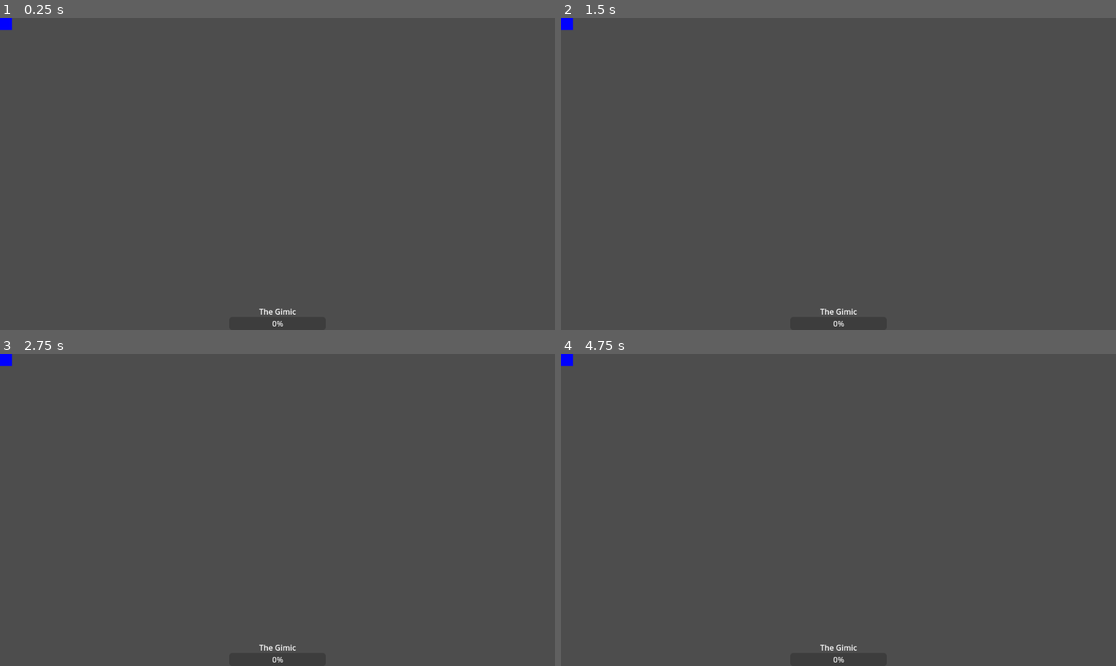
Above: before the commit, frames 1-4 (two rows, left to right).
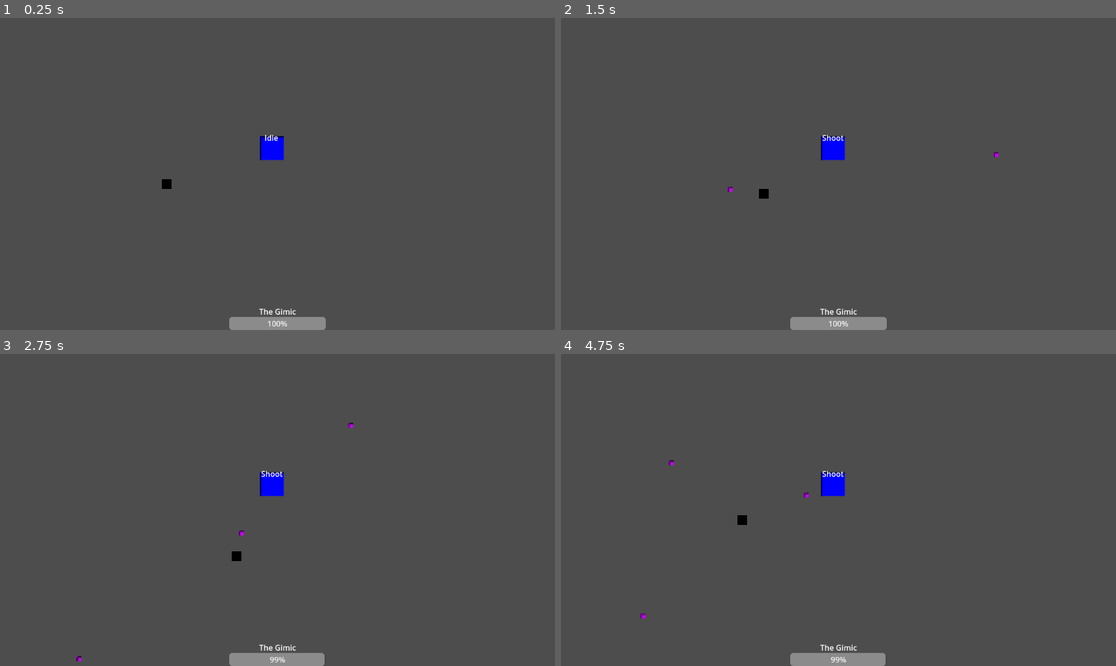
Above: after the commit, the same moments.

Repository: Asurant/giftboss
Game: Godot game, scene res://boss_room.tscn
Same seed, same stepped clock (60 frames per second), same inputs: the game is played once before the commit and once after it. Before the commit the project has no main scene; this scene is started directly in both runs.
Inputs (mouse positions are in pixels of both pictures, inside the frame that each line leads up to):
- Up to frame 1 (0.25 s): no input
- Up to frame 2 (1.5 s): tap Enter at 0.5 s; move the mouse to (960, 158) at 0.52 s; press the mouse at (960, 158) at 0.53 s; hold Right (ui_right) 0.53-1.28 s; move the mouse to (727, 189) at 1.27 s; release the mouse at (727, 189) at 1.28 s; hold Down (ui_down) from 1.28 s (still down); click (727, 189) at 1.35 s
- Up to frame 3 (2.75 s): move the mouse to (333, 441) at 2.02 s; release Down (ui_down) at 2.03 s; press the mouse at (333, 441) at 2.03 s; hold Right (ui_right) from 2.03 s (still down); tap Alt at 2.1 s
- Up to frame 4 (4.75 s): move the mouse to (810, 572) at 2.77 s; release Right (ui_right) at 2.78 s; release the mouse at (810, 572) at 2.78 s; hold Up (ui_up) 2.78-3.53 s; tap Shift at 2.85 s; click (810, 572) at 3.05 s; move the mouse to (1005, 556) at 3.52 s; press the mouse at (1005, 556) at 3.53 s; hold Left (ui_left) from 3.53 s (still down); move the mouse to (672, 463) at 4.27 s; release the mouse at (672, 463) at 4.28 s; click (672, 463) at 4.35 s

The runs differ from the first frame. In frame 1, 1.2% of the frame differs, in the area x 0-59%, y 0-100%; in frame 2, 1.2%; in frame 3, 1.3%; in frame 4, 1.3%.
Error before the commit: Invalid call. Nonexistent function 'get_praent' in base 'CharacterBody2D'. (res://state.gd:5)

Commit message:
Set up the shooting mechanisms of the player (temp) and the boss

Diff:
--- /dev/null
+++ b/boss.gd
@@ -0,0 +1,14 @@
+extends CharacterBody2D
+
+@onready var progress_bar = $UI/ProgressBar
+
+var health = 100:
+	set(value):
+		health = value
+		progress_bar.value = value
+		if value <= 0:
+			progress_bar.visible = false
+			$AnimationPlayer.play("Present_Opened")
+
+func take_damage():
+	health -= 1
--- a/boss.tscn
+++ b/boss.tscn
@@ -1,8 +1,11 @@
-[gd_scene load_steps=11 format=3 uid="uid://dk660wq3jfnvs"]
+[gd_scene load_steps=14 format=3 uid="uid://dk660wq3jfnvs"]
 
 [ext_resource type="Script" uid="uid://d0k8d13ptnefp" path="res://FiniteStateMachine.gd" id="1_6xxrv"]
+[ext_resource type="Script" uid="uid://dalb75tq456t2" path="res://boss.gd" id="1_o1i15"]
 [ext_resource type="Script" uid="uid://yiepn2x1aedd" path="res://idle.gd" id="2_lnbgr"]
-[ext_resource type="Script" uid="uid://duwt2ma720ca6" path="res://state.gd" id="2_skx2t"]
+[ext_resource type="Script" uid="uid://bmogjgdfylc2x" path="res://shoot.gd" id="3_lnbgr"]
+[ext_resource type="PackedScene" uid="uid://celvun8pp7lou" path="res://bullet.tscn" id="5_we8h1"]
+[ext_resource type="Script" uid="uid://djrpgakd6dgco" path="res://hoard.gd" id="6_we8h1"]
 
 [sub_resource type="PlaceholderTexture2D" id="PlaceholderTexture2D_mihky"]
 size = Vector2(50, 50)
@@ -90,9 +93,12 @@
 size = Vector2(50, 50)
 
 [sub_resource type="RectangleShape2D" id="RectangleShape2D_o1i15"]
-size = Vector2(220, 220)
+size = Vector2(300, 300)
 
 [node name="Boss" type="CharacterBody2D"]
+collision_layer = 2
+collision_mask = 0
+script = ExtResource("1_o1i15")
 
 [node name="Sprite2D" type="Sprite2D" parent="."]
 self_modulate = Color(0, 0, 1, 1)
@@ -115,6 +121,7 @@
 size_flags_horizontal = 4
 size_flags_vertical = 8
 step = 1.0
+value = 100.0
 
 [node name="Label" type="Label" parent="UI/ProgressBar"]
 layout_mode = 1
@@ -181,7 +188,14 @@
 script = ExtResource("2_lnbgr")
 
 [node name="Shoot" type="Node2D" parent="FiniteStateMachine"]
-script = ExtResource("2_skx2t")
+script = ExtResource("3_lnbgr")
+bullet_node = ExtResource("5_we8h1")
+
+[node name="Timer" type="Timer" parent="FiniteStateMachine/Shoot"]
+wait_time = 0.7
 
 [node name="Hoard" type="Node2D" parent="FiniteStateMachine"]
-script = ExtResource("2_skx2t")
+script = ExtResource("6_we8h1")
+
+[connection signal="body_entered" from="PlayerDetection" to="FiniteStateMachine/Idle" method="_on_player_detection_body_entered"]
+[connection signal="timeout" from="FiniteStateMachine/Shoot/Timer" to="FiniteStateMachine/Shoot" method="_on_timer_timeout"]
--- a/boss_room.tscn
+++ b/boss_room.tscn
@@ -1,7 +1,26 @@
-[gd_scene load_steps=2 format=3 uid="uid://dr58jibotg44w"]
+[gd_scene load_steps=3 format=3 uid="uid://dr58jibotg44w"]
 
 [ext_resource type="PackedScene" uid="uid://dk660wq3jfnvs" path="res://boss.tscn" id="1_ve44f"]
+[ext_resource type="PackedScene" uid="uid://boh6lksb3eh25" path="res://player.tscn" id="2_any6y"]
 
 [node name="BossRoom" type="Node2D"]
 
 [node name="Boss" parent="." instance=ExtResource("1_ve44f")]
+position = Vector2(564, 270)
+
+[node name="player" parent="." instance=ExtResource("2_any6y")]
+position = Vector2(346, 345)
+
+[node name="SpawnPoints" type="Node2D" parent="."]
+
+[node name="Marker2D" type="Marker2D" parent="SpawnPoints"]
+position = Vector2(155, 115)
+
+[node name="Marker2D" type="Marker2D" parent="SpawnPoints/Marker2D"]
+position = Vector2(829, 5)
+
+[node name="Marker2D" type="Marker2D" parent="SpawnPoints/Marker2D/Marker2D"]
+position = Vector2(-17, 439)
+
+[node name="Marker2D" type="Marker2D" parent="SpawnPoints/Marker2D/Marker2D/Marker2D"]
+position = Vector2(-800, -6)
--- /dev/null
+++ b/bullet.gd
@@ -0,0 +1,15 @@
+extends Area2D
+
+var direction = Vector2.RIGHT
+var speed = 600
+
+func _physics_process(delta):
+	position += direction * speed * delta
+
+
+func _on_screen_exited():
+	queue_free()
+
+
+func _on_body_entered(body):
+	body.take_damage()
--- /dev/null
+++ b/bullet.tscn
@@ -0,0 +1,26 @@
+[gd_scene load_steps=4 format=3 uid="uid://celvun8pp7lou"]
+
+[ext_resource type="Script" uid="uid://bpl8ak7gupcpv" path="res://bullet.gd" id="1_v7oki"]
+
+[sub_resource type="PlaceholderTexture2D" id="PlaceholderTexture2D_v8qja"]
+size = Vector2(10, 10)
+
+[sub_resource type="RectangleShape2D" id="RectangleShape2D_t4vbm"]
+size = Vector2(10, 10)
+
+[node name="Bullet" type="Area2D"]
+script = ExtResource("1_v7oki")
+
+[node name="Sprite2D" type="Sprite2D" parent="."]
+self_modulate = Color(0.797373, 0.8874248, 0.99514514, 1)
+texture = SubResource("PlaceholderTexture2D_v8qja")
+
+[node name="CollisionShape2D" type="CollisionShape2D" parent="."]
+shape = SubResource("RectangleShape2D_t4vbm")
+
+[node name="VisibleOnScreenNotifier2D" type="VisibleOnScreenNotifier2D" parent="."]
+position = Vector2(1, 1)
+rect = Rect2(-6, -6, 10, 10)
+
+[connection signal="body_entered" from="." to="." method="_on_body_entered"]
+[connection signal="screen_exited" from="VisibleOnScreenNotifier2D" to="." method="_on_screen_exited"]
--- /dev/null
+++ b/hoard.gd
@@ -0,0 +1 @@
+extends State
--- a/idle.gd
+++ b/idle.gd
@@ -5,11 +5,10 @@
 var player_entered: bool = false:
 	set(value):
 		player_entered = value
-		collision.set_deferrer("disabled", value)
-		progress_bar.set_deferred("visible", value)
+		collision.set_deferred("disabled", value)
 
 func _on_player_detection_body_entered(body):
-	player_entered = true
+	player_entered = true # Replace with function body.
 
 func transition():
 	if player_entered:
--- /dev/null
+++ b/minions.tscn
@@ -0,0 +1,14 @@
+[gd_scene load_steps=2 format=3 uid="uid://tq8rjlfbvnbi"]
+
+[sub_resource type="RectangleShape2D" id="RectangleShape2D_ksppk"]
+
+[node name="minions" type="CharacterBody2D"]
+
+[node name="Sprite2D" type="Sprite2D" parent="."]
+
+[node name="CollisionShape2D" type="CollisionShape2D" parent="."]
+shape = SubResource("RectangleShape2D_ksppk")
+
+[node name="AnimationPlayer" type="AnimationPlayer" parent="."]
+
+[node name="Timer" type="Timer" parent="."]
--- /dev/null
+++ b/player.gd
@@ -0,0 +1,25 @@
+extends CharacterBody2D
+
+@export var bullet_node : PackedScene
+
+func _physics_process(_delta):
+	velocity = Input.get_vector("ui_left", "ui_right", "ui_up", "ui_down")*100
+	move_and_slide()
+
+func take_damage():
+	pass
+
+func shoot():
+	var bullet = bullet_node.instantiate()
+
+	bullet.position = global_position
+	bullet.direction = (get_global_mouse_position() - global_position).normalized()
+
+	bullet.set_collision_mask_value(1, false)
+	bullet.set_collision_mask_value(2, true)
+
+	get_tree().current_scene.call_deferred("add_child", bullet)
+
+func _input(event):
+	if event.is_action_pressed("shoot"):
+		shoot()
--- /dev/null
+++ b/player.tscn
@@ -0,0 +1,20 @@
+[gd_scene load_steps=5 format=3 uid="uid://boh6lksb3eh25"]
+
+[ext_resource type="Script" uid="uid://dnpwephlh8kqt" path="res://player.gd" id="1_4flbx"]
+[ext_resource type="PackedScene" uid="uid://celvun8pp7lou" path="res://bullet.tscn" id="2_onrkg"]
+
+[sub_resource type="PlaceholderTexture2D" id="PlaceholderTexture2D_onrkg"]
+size = Vector2(20, 20)
+
+[sub_resource type="RectangleShape2D" id="RectangleShape2D_i3pqv"]
+
+[node name="player" type="CharacterBody2D"]
+script = ExtResource("1_4flbx")
+bullet_node = ExtResource("2_onrkg")
+
+[node name="Sprite2D" type="Sprite2D" parent="."]
+self_modulate = Color(0, 0, 0, 1)
+texture = SubResource("PlaceholderTexture2D_onrkg")
+
+[node name="CollisionShape2D" type="CollisionShape2D" parent="."]
+shape = SubResource("RectangleShape2D_i3pqv")
--- a/project.godot
+++ b/project.godot
@@ -11,6 +11,7 @@
 [application]
 
 config/name="Giftboss"
+run/main_scene="uid://dr58jibotg44w"
 config/features=PackedStringArray("4.5", "GL Compatibility")
 config/icon="res://icon.svg"
 
@@ -18,6 +19,14 @@
 
 enabled=PackedStringArray("res://addons/godot_super-wakatime/plugin.cfg")
 
+[input]
+
+shoot={
+"deadzone": 0.2,
+"events": [Object(InputEventMouseButton,"resource_local_to_scene":false,"resource_name":"","device":-1,"window_id":0,"alt_pressed":false,"shift_pressed":false,"ctrl_pressed":false,"meta_pressed":false,"button_mask":1,"position":Vector2(205, 5),"global_position":Vector2(214, 53),"factor":1.0,"button_index":1,"canceled":false,"pressed":true,"double_click":false,"script":null)
+]
+}
+
 [rendering]
 
 renderer/rendering_method="gl_compatibility"
--- /dev/null
+++ b/shoot.gd
@@ -0,0 +1,28 @@
+extends State
+
+@export var bullet_node : PackedScene
+@onready var timer = $Timer
+
+func enter():
+	super.enter()
+	timer.start()
+
+func exit():
+	super.exit()
+	timer.stop()
+
+func shoot():
+	var bullet = bullet_node.instantiate()
+
+	bullet.position = global_position
+	bullet.direction = (player.global_position - global_position).normalized()
+
+	get_tree().current_scene.call_deferred("add_child", bullet)
+
+
+func _on_timer_timeout():
+	shoot()
+
+func transition():
+	if progress_bar.value <= 40:
+		get_parent().change_state("Hoard")
--- a/state.gd
+++ b/state.gd
@@ -2,7 +2,7 @@
 class_name State
 
 @onready var debug = owner.find_child("debug")
-@onready var player = owner.get_praent().find_child("player")
+@onready var player = owner.get_parent().find_child("player")
 @onready var progress_bar = owner.find_child("ProgressBar")
 @onready var animation_player = owner.find_child("AnimationPlayer")
 
Not shown, added: boss.gd.uid
Not shown, added: bullet.gd.uid
Not shown, added: hoard.gd.uid
Not shown, added: player.gd.uid
Not shown, added: shoot.gd.uid
